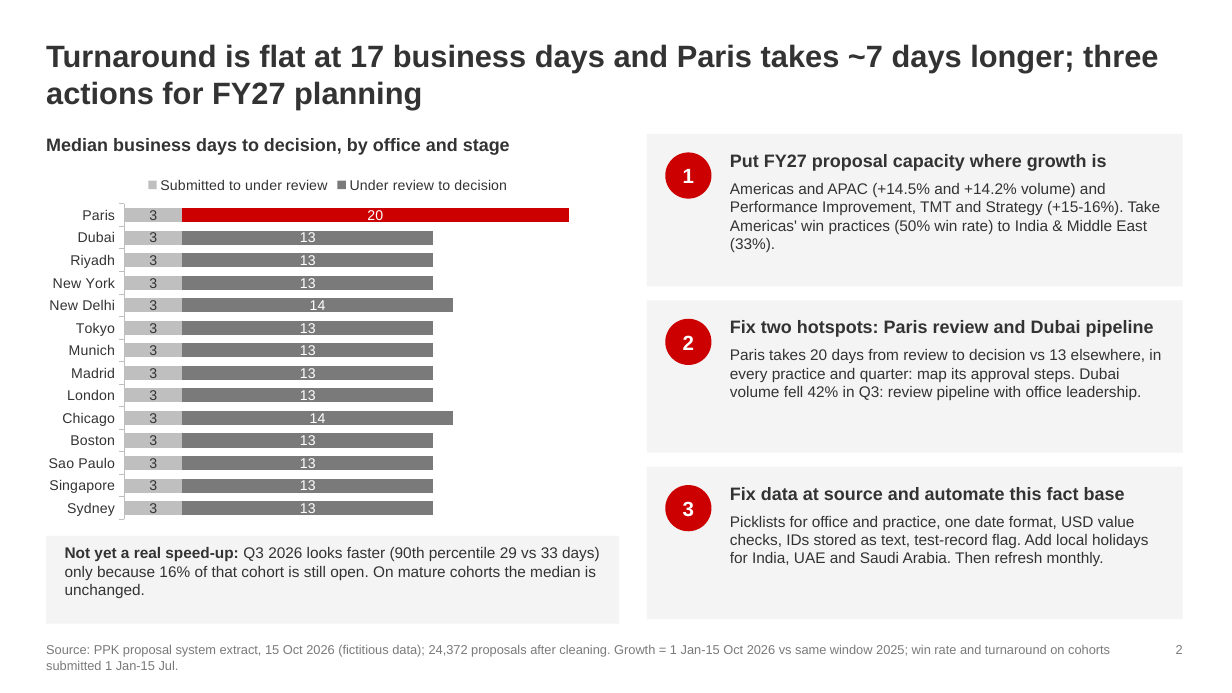
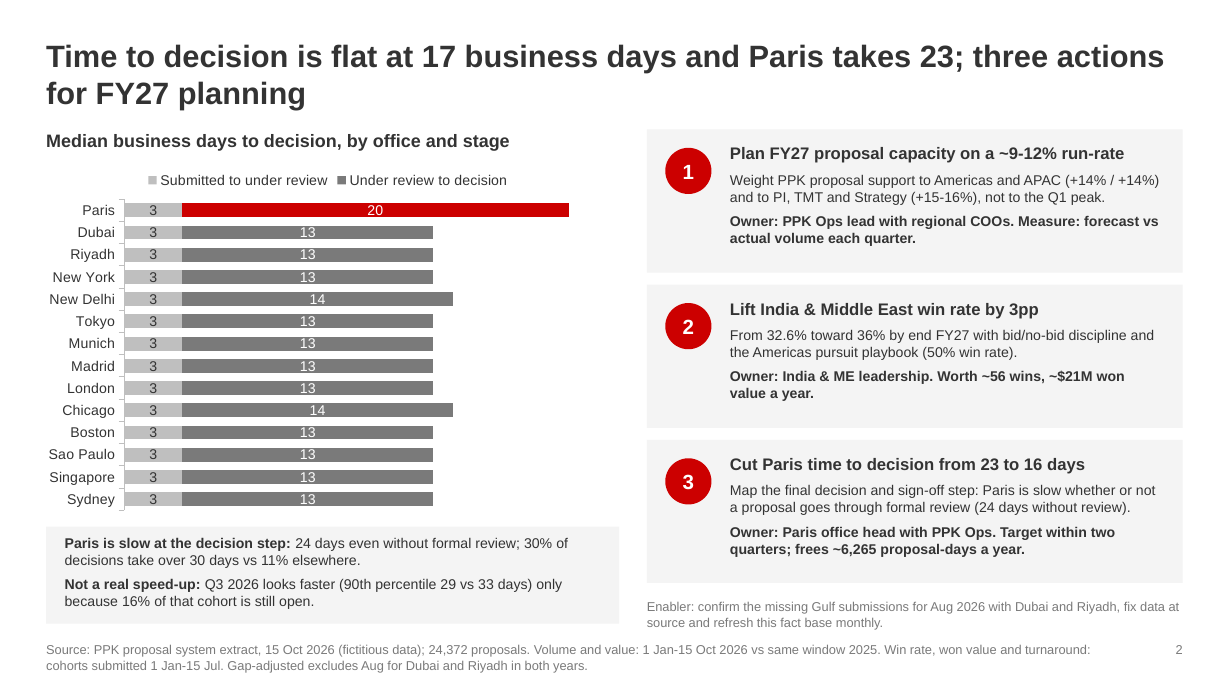
Before and after one commit to madhurivadrevu2-droid/PPK-case-study, a slide deck: slide 2 of reporting/PPK_Executive_Summary.pptx. Drawn at 1232x693 pixels with LibreOffice and Linux fonts; fonts in the diff are those of the drawing. Boxes give left, top, right and bottom in pixels: in the first picture for what was removed or moved away, otherwise in the second. Text is boxed around its words. In the diff, an @@ line names an element or a change of style, - is before the commit and + after.

```diff
--- a/reporting/PPK_Executive_Summary.pptx
+++ b/reporting/PPK_Executive_Summary.pptx
@@ text at (46, 44, 1165, 110): text changed @@
-Turnaround is flat at 17 business days and Paris takes ~7 days longer; three actions for FY27 planning
+Time to decision is flat at 17 business days and Paris takes 23; three actions for FY27 planning
@@ text "Median business days to decision, ...": place and size @@
-text "Median business days to decision, ..." at (46, 138, 510, 155)
+text "Median business days to decision, ..." at (46, 134, 510, 151)
@@ rectangle: place and size @@
-rectangle at (647, 134, 1183, 287)
+rectangle at (647, 129, 1183, 273)
@@ ellipse "1": place and size @@
-ellipse "1" at (665, 152, 712, 199)
+ellipse "1" at (665, 148, 712, 194)
@@ text at (730, 147, 1159, 246): text changed; size 12 to 11 pt; bold on @@
-Put FY27 proposal capacity where growth is
-Americas and APAC (+14.5% and +14.2% volume) and Performance Improvement, TMT and Strategy (+15-16%). Take Americas' win practices (50% win rate) to India & Middle East (33%).
+Plan FY27 proposal capacity on a ~9-12% run-rate
+Weight PPK proposal support to Americas and APAC (+14% / +14%) and to PI, TMT and Strategy (+15-16%), not to the Q1 peak.
+Owner: PPK Ops lead with regional COOs. Measure: forecast vs actual volume each quarter.
@@ bar stacked chart: place and size @@
-bar stacked chart at (37, 166, 619, 527)
+bar stacked chart at (37, 162, 619, 518)
@@ rectangle: place and size @@
-rectangle at (647, 300, 1183, 453)
+rectangle at (647, 285, 1183, 428)
@@ ellipse "2": place and size @@
-ellipse "2" at (665, 319, 712, 365)
+ellipse "2" at (665, 303, 712, 349)
@@ text removed at (730, 320, 1161, 400) @@
-Fix two hotspots: Paris review and Dubai pipeline
-Paris takes 20 days from review to decision vs 13 elsewhere, in every practice and quarter: map its approval steps. Dubai volume fell 42% in Q3: review pipeline with office leadership.
@@ text added at (730, 303, 1155, 401), 11 pt, text #333333 @@
+Lift India & Middle East win rate by 3pp
+From 32.6% toward 36% by end FY27 with bid/no-bid discipline and the Americas pursuit playbook (50% win rate).
+Owner: India & ME leadership. Worth ~56 wins, ~$21M won value a year.
@@ rectangle: place and size @@
-rectangle at (647, 467, 1183, 619)
+rectangle at (647, 440, 1183, 583)
@@ ellipse "3": place and size @@
-ellipse "3" at (665, 485, 712, 531)
+ellipse "3" at (665, 458, 712, 505)
@@ text added at (730, 458, 1156, 557), 11 pt, text #333333, bold @@
+Cut Paris time to decision from 23 to 16 days
+Map the final decision and sign-off step: Paris is slow whether or not a proposal goes through formal review (24 days without review).
+Owner: Paris office head with PPK Ops. Target within two quarters; frees ~6,265 proposal-days a year.
@@ text removed at (730, 487, 1148, 566) @@
-Fix data at source and automate this fact base
-Picklists for office and practice, one date format, USD value checks, IDs stored as text, test-record flag. Add local holidays for India, UAE and Saudi Arabia. Then refresh monthly.
@@ rectangle: place and size @@
-rectangle at (46, 536, 619, 624)
+rectangle at (46, 527, 619, 624)
@@ text at (65, 537, 568, 609): text changed; size 12 to 11 pt @@
-Not yet a real speed-up: Q3 2026 looks faster (90th percentile 29 vs 33 days) only because 16% of that cohort is still open. On mature cohorts the median is unchanged.
+Paris is slow at the decision step: 24 days even without formal review; 30% of decisions take over 30 days vs 11% elsewhere.
+Not a real speed-up: Q3 2026 looks faster (90th percentile 29 vs 33 days) only because 16% of that cohort is still open.
@@ text added at (647, 601, 1180, 629), 10 pt, text #7A7A7A @@
+Enabler: confirm the missing Gulf submissions for Aug 2026 with Dubai and Riyadh, fix data at source and refresh this fact base monthly.
@@ text at (46, 644, 1090, 673): text changed @@
-Source: PPK proposal system extract, 15 Oct 2026 (fictitious data); 24,372 proposals after cleaning. Growth = 1 Jan-15 Oct 2026 vs same window 2025; win rate and turnaround on cohorts submitted 1 Jan-15 Jul.
+Source: PPK proposal system extract, 15 Oct 2026 (fictitious data); 24,372 proposals. Volume and value: 1 Jan-15 Oct 2026 vs same window 2025. Win rate, won value and turnaround: cohorts submitted 1 Jan-15 Jul. Gap-adjusted excludes Aug for Dubai and Riyadh in both years.
```
Also in this commit, not shown: 2 other slides changed, 24 other files.
